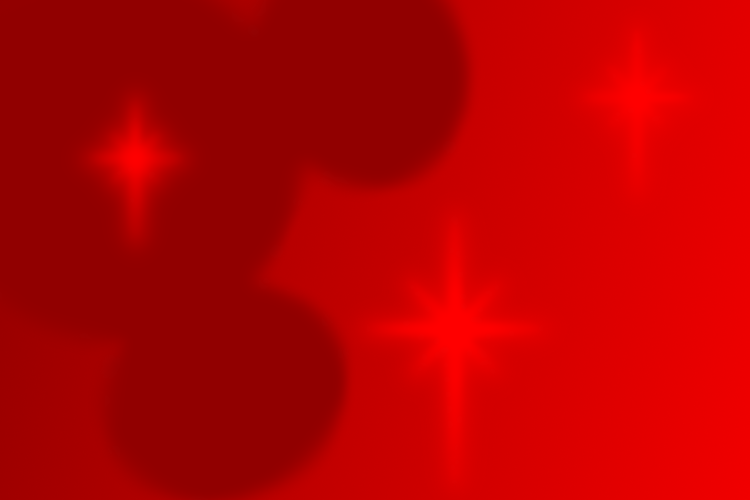
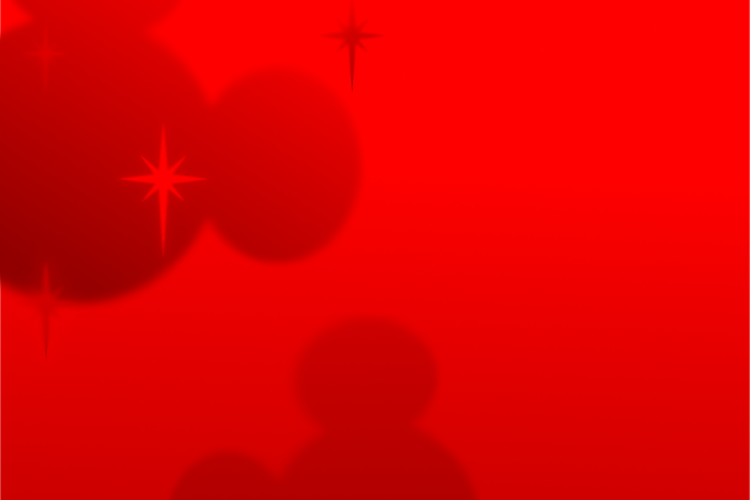
Before/after of a 750 × 500 layered artwork. What changed in the layer stack:
"Pasted Layer #3": opacity 100% → 36%, painted on it over [17, 0, 728, 228]
moved "Pasted Layer #1" above "Pasted Layer #4", painted on it over [108, 112, 579, 500]
added layer "Pasted Layer #4" above "Pasted Layer #2" over [0, 242, 101, 382]
painted on "Pasted Layer #2" over [54, 0, 407, 275]
added layer "Pasted Layer #6" above "Pasted Layer" over [166, 308, 480, 500]
painted on "Pasted Layer" over [0, 0, 483, 500]
removed layer "Background" over [0, 0, 750, 500]
added layer "img #2" above "img" over [0, 0, 750, 500]
